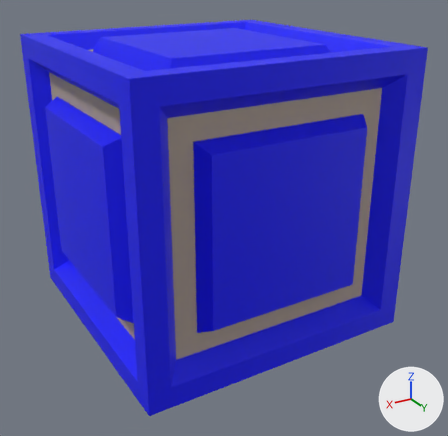
One commit to the Blender file Assets/_Models/Blend Files/Props/crate_blue.blend: the scene before it, then after it.
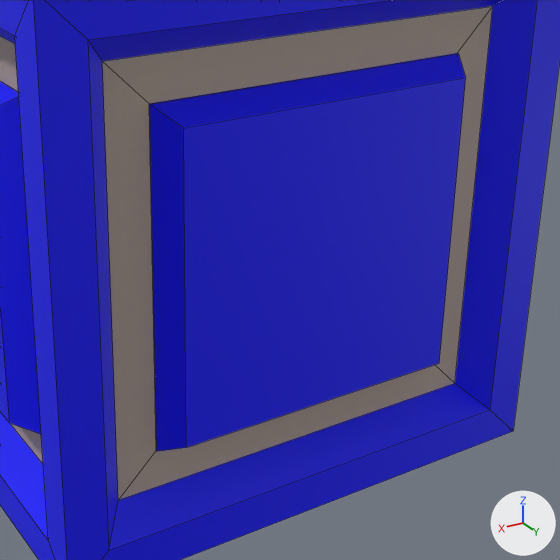
Old and new are each drawn whole from a 50 mm lens placed at (2.13, 3.76, 2.81), pointed at (0.06, 0.3, 1.08) and again close up on the part from 25% to 94% of the width and 19% to 90% of the height. The lights are fixed; the arrows at lower right show +X, +Y and +Z. The close-ups show mesh edges as thin lines.

The older version as bpy lines, for what is in view:
```python
me_cube = bpy.data.meshes.new('Cube')
me_cube.from_pydata(...)  # 132 vertices, 130 faces; spans x -1.0..1.0, y -1.0..1.0, z 0.26..2.26
# faces by material slot: [106, 24]
me_cube.materials.append(mat_material)  # blue #0004ff
me_cube.materials.append(mat_accent)  # beige #b8a894
ob_cube = bpy.data.objects.new('Cube', me_cube)
ob_cube.location = (0.0, 0.0, 0.0)
```
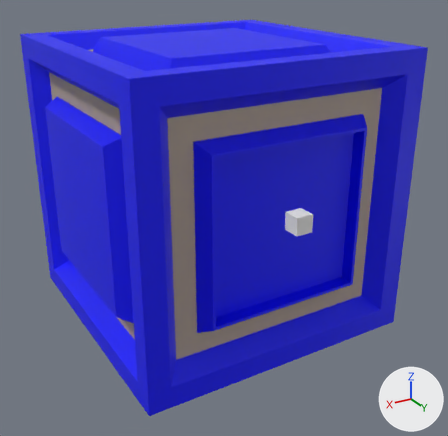
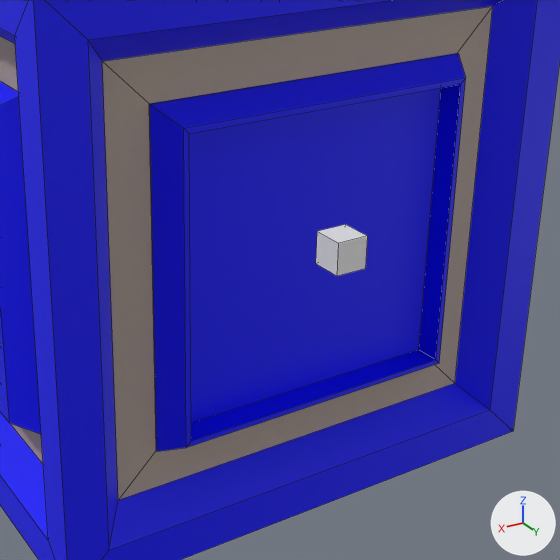
The change in detail:
me_cube is used by ob_cube; location (0.0, 0.0, 0.0).
me_cube had 132 vertices, 130 faces and spanned x -1.0..1.0, y -1.0..1.0, z 0.26..2.26.
me_cube now has 140 vertices, 138 faces and spans x -1.0..1.0, y -1.0..1.0, z 0.26..2.26.
Part 1, on me_cube:
1 face is deleted.
8 vertices are added at x -0.53..0.53, y 0.9..1.0, z 0.72..1.79.
9 new faces join them, mat_material (blue #0004ff).
Mesh me_cube_001 is new.
It is a box spanning x -1.0..1.0, y -1.0..1.0, z -1.0..1.0.
Object 'Cube.001' (ob_cube_001) is new; it shows me_cube_001.
Its location is (0.307, 1.456, 1.535).
Its scale is (0.05, 0.05, 0.05).

Boxes [x1, y1, x2, y2] around the edits, measured in the close-ups (560 x 560 px):
'Cube.001', added
    after: [316, 224, 368, 276]
part 1 of me_cube, built on
    both: [184, 78, 466, 448]
